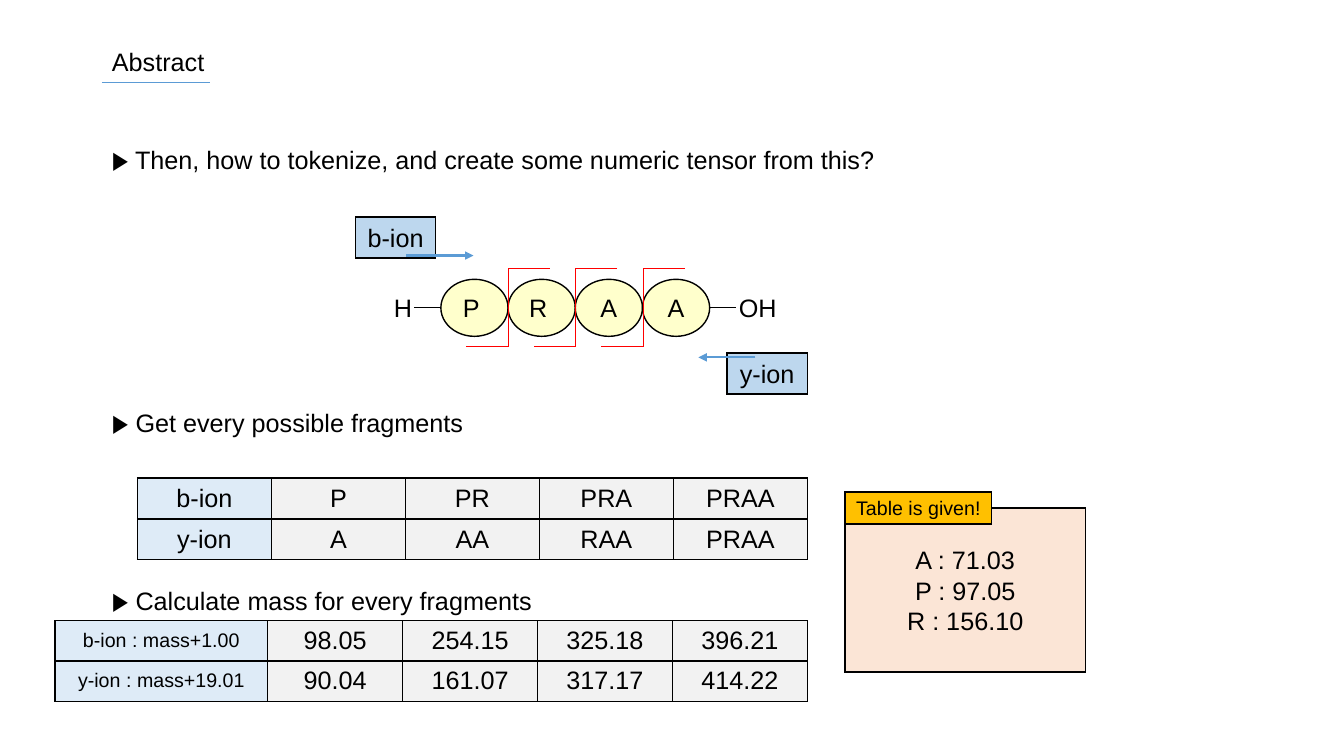
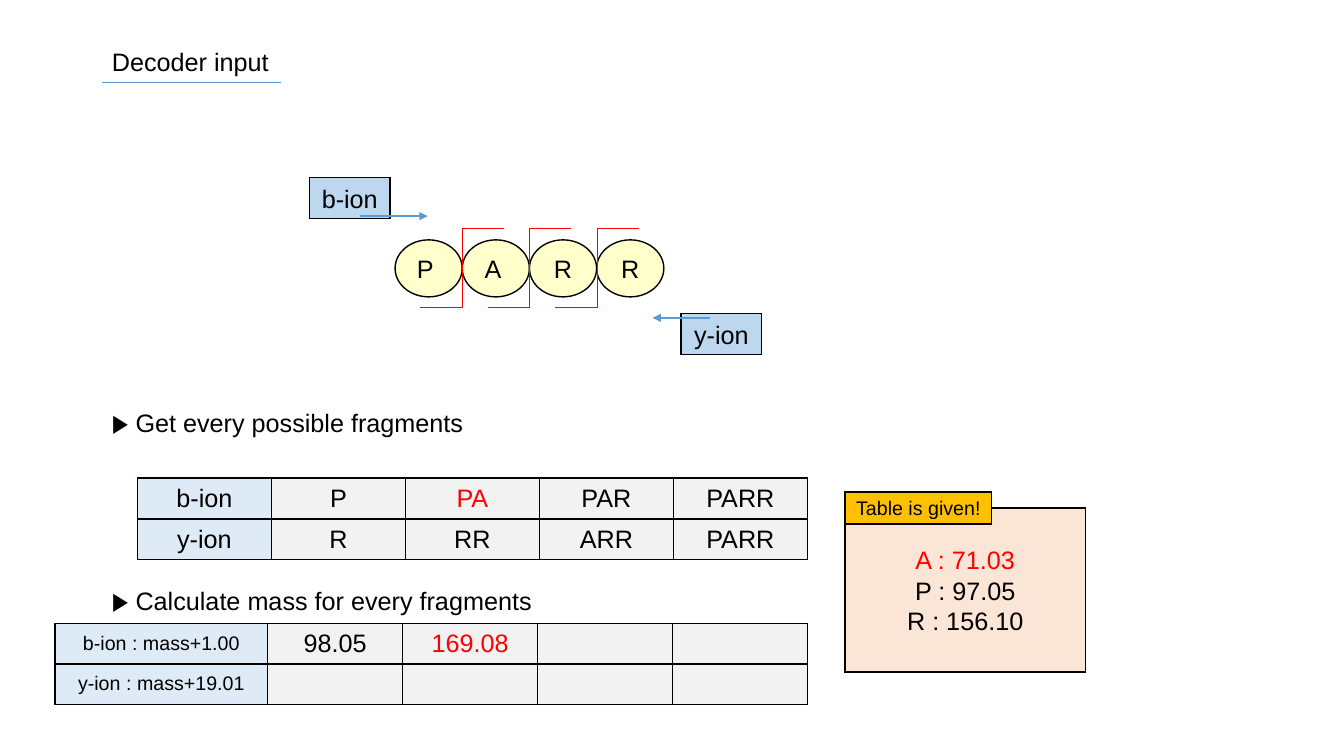
Before and after one commit to SiLviASizZ/HYU_2022, a slide deck: slide 70 of gradproj/Project/presentation/0725.pptx (slide 51 before the commit). Drawn at 1344x756 pixels with LibreOffice and Linux fonts; fonts in the diff are those of the drawing. Boxes give left, top, right and bottom in pixels: in the first picture for what was removed or moved away, otherwise in the second. Text is boxed around its words. In the diff, an @@ line names an element or a change of style, - is before the commit and + after.

```diff
--- a/gradproj/Project/presentation/0725.pptx
+++ b/gradproj/Project/presentation/0725.pptx
@@ text at (112,52,269,77): text changed @@
-Abstract
+Decoder input
@@ line moved from (102, 83) - (211, 83) to (102, 83) - (281, 83) @@
@@ text removed at (135,150,874,173) @@
-▶ Then, how to tokenize, and create some numeric tensor from this?
@@ elbow line moved from (685, 268) - (601, 347) to (504, 229) - (420, 308) @@
@@ elbow line moved from (549, 268) - (467, 347) to (572, 229) - (488, 308) @@
@@ elbow line moved from (617, 268) - (533, 347) to (639, 229) - (556, 308) @@
@@ ellipse "A": place and size @@
-ellipse "A" at (576,279,643,337)
+ellipse "A" at (463,240,530,297)
@@ ellipse "R": place and size @@
-ellipse "R" at (508,279,576,337)
+ellipse "R" at (529,240,597,297)
@@ ellipse added at (597,240,664,297), fill #FFFFCC, outline #000000 1 pt, 18 pt, text #000000 @@
+R
@@ text removed at (394,299,412,317) @@
-H
@@ ellipse removed at (642,279,710,337) @@
-A
@@ text removed at (739,299,777,318) @@
-OH
@@ line removed from (414, 308) to (441, 308) @@
@@ 2 rectangles, 2 arrows, 1 ellipse: place and size @@
-2 rectangles, 2 arrows, 1 ellipse at (356,217,808,394)
+2 rectangles, 2 arrows, 1 ellipse at (310,177,762,355)
@@ line removed from (710, 308) to (736, 308) @@
@@ table at (137,478,808,560) @@
-row 1: b-ion | P | PR | PRA | PRAA
+row 1: b-ion | P | PA | PAR | PARR
-row 2: y-ion | A | AA | RAA | PRAA
+row 2: y-ion | R | RR | ARR | PARR
@@ text in rectangle at (915,551,1015,570): text colour #000000 to #FF0000 in "A : 71.03" @@
@@ table at (55,624,809,705) @@
-row 1: b-ion : mass+1.00 | 98.05 | 254.15 | 325.18 | 396.21
+row 1: b-ion : mass+1.00 | 98.05 | 169.08 |  | 
-row 2: y-ion : mass+19.01 | 90.04 | 161.07 | 317.17 | 414.22
+row 2: y-ion : mass+19.01 |  |  |  | 
```
Also in this commit, not shown: 20 other slides changed, 94 slides added, 8 slides removed, 1 other file.
